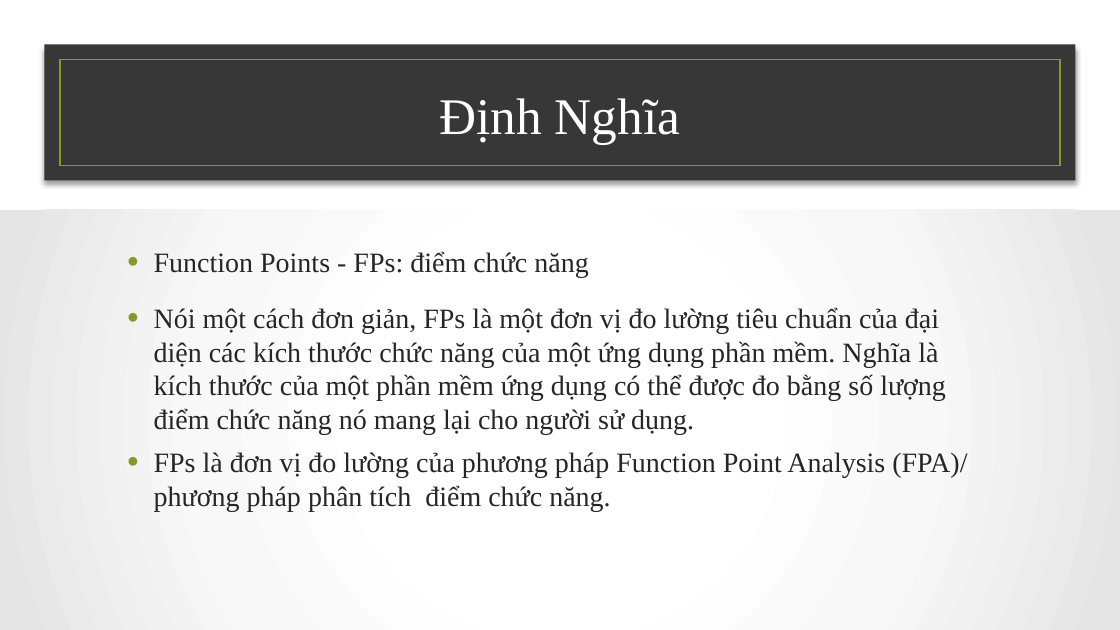
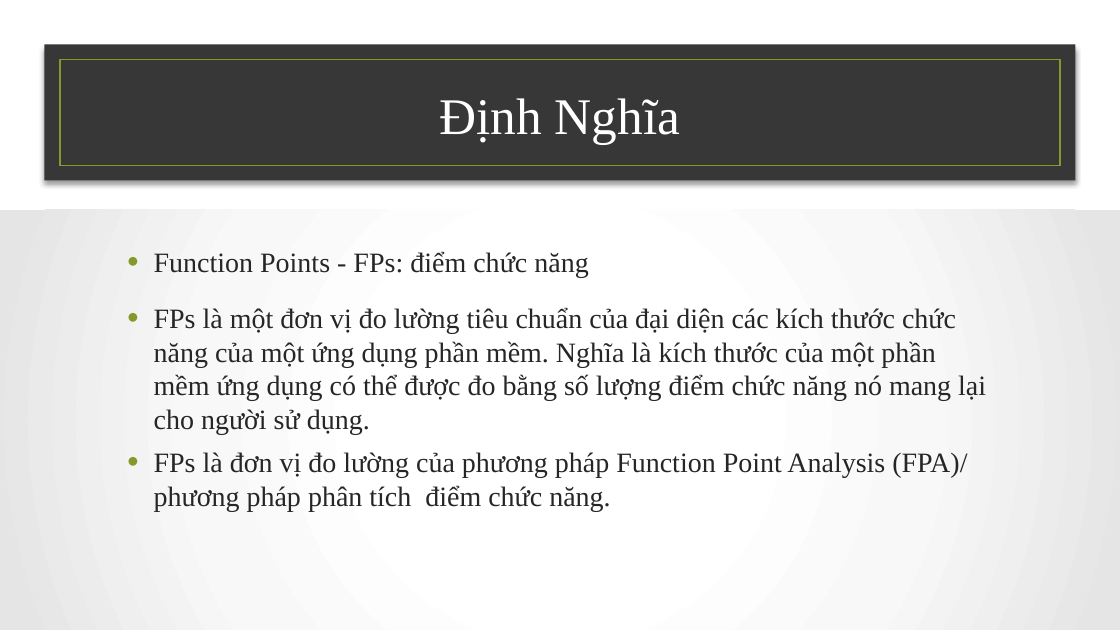
Before and after one commit to NamBang/CEMEM, a slide deck: slide 6 of Funciton-Point .pptx (slide 5 before the commit). Drawn at 1120x630 pixels with LibreOffice and Linux fonts; fonts in the diff are those of the drawing; background and template pictures are left out. Boxes give left, top, right and bottom in pixels: in the first picture for what was removed or moved away, otherwise in the second. Text is boxed around its words. In the diff, an @@ line names an element or a change of style, - is before the commit and + after.

```diff
--- a/Funciton-Point .pptx
+++ b/Funciton-Point .pptx
@@ text at <box>154,307,986,434</box>: text changed @@
-• Nói một cách đơn giản, FPs là một đơn vị đo lường tiêu chuẩn của đại diện các kích thước chức năng của một ứng dụng phần mềm. Nghĩa là kích thước của một phần mềm ứng dụng có thể được đo bằng số lượng điểm chức năng nó mang lại cho người sử dụng.
+• FPs là một đơn vị đo lường tiêu chuẩn của đại diện các kích thước chức năng của một ứng dụng phần mềm. Nghĩa là kích thước của một phần mềm ứng dụng có thể được đo bằng số lượng điểm chức năng nó mang lại cho người sử dụng.
```
Also in this commit, not shown: 4 other slides changed, 1 slide added, 1 slide removed.
